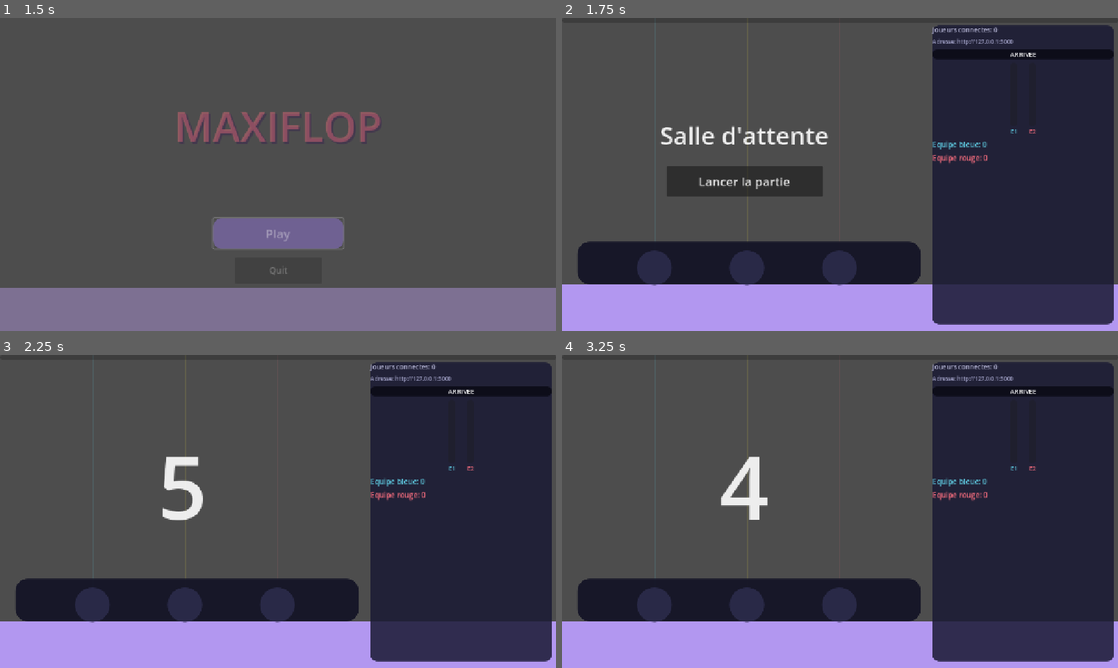
Above: before the commit, frames 1-4 (two rows, left to right).
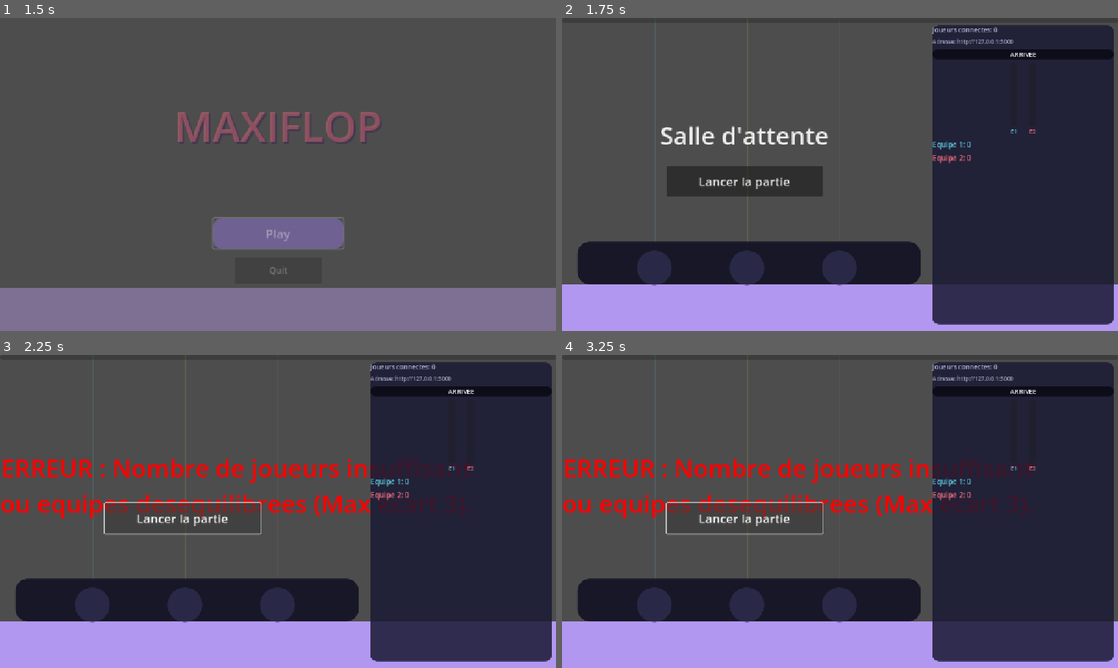
Above: after the commit, the same moments.

Repository: Maxx-bl/maxiflop
Game: Godot game, scene res://scenes/MainMenu.tscn
Same seed, same stepped clock (60 frames per second), same inputs: the game is played once before the commit and once after it.
Inputs:
- Up to frame 1 (1.5 s): tap Enter at 0.5 s; hold D 0.53-1.25 s; click "Play" at 1.25 s
- Up to frame 2 (1.75 s): no input
- Up to frame 3 (2.25 s): click "Lancer la partie" at 2 s
- Up to frame 4 (3.25 s): tap Space at 2.75 s; hold S from 2.78 s (still down)

Frame 1 is identical in both runs. In frame 2, 0.1% of the frame differs, in the area x 71-77%, y 39-47%; in frame 3, 4.7%, in the area x 0-85%, y 32-58%; in frame 4, 4.7%.

Commit message:
fix(game): fix team keys A/B→Equipe1/2/3, player pseudo field, replay without reload, team balance check

Diff:
--- a/maxiflop-src/scripts/GameScreen.gd
+++ b/maxiflop-src/scripts/GameScreen.gd
@@ -32,7 +32,7 @@
 var is_counting_down: bool = false
 var is_waiting_start: bool = true
 var elapsed: float = 0.0
-var team_scores := {"A": 0, "B": 0}
+var team_scores := {"Equipe1": 0, "Equipe2": 0, "Equipe3": 0}
 var players: Dictionary = {}
 var player_judged_notes: Dictionary = {}
 
@@ -44,6 +44,7 @@
 	MultiplayerBridge.lobby_updated.connect(_on_lobby_updated)
 	MultiplayerBridge.player_input_received.connect(_on_player_input_received)
 	MultiplayerBridge.player_left.connect(_on_player_left)
+	MultiplayerBridge.public_url_received.connect(_on_public_url_received)
 
 	result_panel.visible = false
 	combo_label.visible = false
@@ -53,6 +54,7 @@
 	_load_qr_code()
 	_refresh_right_panel()
 	MultiplayerBridge.connect_as_host()
+	MultiplayerBridge.request_lobby()
 	_enter_waiting_state()
 
 func _enter_waiting_state() -> void:
@@ -157,18 +159,18 @@
 func _on_btn_yellow_pressed() -> void: hit_zone.press_button(1)
 func _on_btn_red_pressed() -> void: hit_zone.press_button(2)
 func _refresh_result_panel() -> void:
-	var score_a := int(team_scores.get("A", 0))
-	var score_b := int(team_scores.get("B", 0))
-	result_team_scores_label.text = "Equipe bleue: %d  |  Equipe rouge: %d" % [score_a, score_b]
+	var score_a := int(team_scores.get("Equipe1", 0))
+	var score_b := int(team_scores.get("Equipe2", 0))
+	result_team_scores_label.text = "Equipe 1: %d  |  Equipe 2: %d" % [score_a, score_b]
 
 	# Couleur équipe bleue = cyan, rouge = rose
 	var color_a := Color("#5fcde4")
 	var color_b := Color("#ff7081")
 	if score_a > score_b:
-		result_winner_label.text = "Equipe bleue remporte la partie !"
+		result_winner_label.text = "Equipe 1 remporte la partie !"
 		result_winner_label.add_theme_color_override("font_color", color_a)
 	elif score_b > score_a:
-		result_winner_label.text = "Equipe rouge remporte la partie !"
+		result_winner_label.text = "Equipe 2 remporte la partie !"
 		result_winner_label.add_theme_color_override("font_color", color_b)
 	else:
 		result_winner_label.text = "Egalite !"
@@ -179,14 +181,16 @@
 	var max_lines := mini(5, ranked.size())
 	for i in max_lines:
 		var p: Dictionary = ranked[i]
-		var team := str(p.get("team", "A"))
-		var name_str := str(p.get("name", "Player"))
+		var team := str(p.get("team", "Equipe1"))
+		var name_str := str(p.get("pseudo", p.get("name", "Player")))
 		var score_str := str(int(p.get("score", 0)))
-		var color := "#5fcde4" if team == "A" else "#ff7081"
+		var color := "#5fcde4" if team == "Equipe1" else "#ff7081"
 		lines.append("%d. [color=%s]%s[/color] — %s pts" % [i + 1, color, name_str, score_str])
 	result_top5_label.text = "\n".join(lines)
 
-func _on_restart_pressed() -> void: get_tree().reload_current_scene()
+func _on_restart_pressed() -> void:
+	_on_start_match_pressed()
+
 func _on_menu_pressed() -> void: get_tree().change_scene_to_file("res://scenes/MainMenu.tscn")
 
 func _on_host_connected() -> void:
@@ -202,13 +206,13 @@
 			continue
 		players[player_id] = {
 			"id": player_id,
-			"name": str(p.get("name", "Player")),
-			"team": str(p.get("team", "A")),
+			"name": str(p.get("pseudo", p.get("name", "Player"))),
+			"team": str(p.get("team", "Equipe1")),
 			"score": int(p.get("score", 0)),
 			"combo": int(p.get("combo", 0))
 		}
-	team_scores["A"] = int(remote_team_scores.get("A", 0))
-	team_scores["B"] = int(remote_team_scores.get("B", 0))
+	for team_key in remote_team_scores.keys():
+		team_scores[team_key] = int(remote_team_scores.get(team_key, 0))
 	_refresh_right_panel()
 
 func _on_player_left(player_id: String) -> void:
@@ -302,7 +306,7 @@
 	player_data["score"] = score
 	players[player_id] = player_data
 
-	var team := str(player_data.get("team", "A"))
+	var team := str(player_data.get("team", "Equipe1"))
 	if points > 0:
 		team_scores[team] = int(team_scores.get(team, 0)) + points
 
@@ -330,16 +334,16 @@
 	return arr
 
 func _refresh_right_panel() -> void:
-	team_a_score_label.text = "Equipe bleue: %d" % int(team_scores.get("A", 0))
-	team_b_score_label.text = "Equipe rouge: %d" % int(team_scores.get("B", 0))
+	team_a_score_label.text = "Equipe 1: %d" % int(team_scores.get("Equipe1", 0))
+	team_b_score_label.text = "Equipe 2: %d" % int(team_scores.get("Equipe2", 0))
 	lobby_count_label.text = "Joueurs connectes: %d" % players.size()
-	var total := float(int(team_scores.get("A", 0)) + int(team_scores.get("B", 0)))
+	var total := float(int(team_scores.get("Equipe1", 0)) + int(team_scores.get("Equipe2", 0)))
 	if total <= 0.0:
 		team_a_progress.value = 0.0
 		team_b_progress.value = 0.0
 	else:
-		team_a_progress.value = (float(int(team_scores.get("A", 0))) / total) * 100.0
-		team_b_progress.value = (float(int(team_scores.get("B", 0))) / total) * 100.0
+		team_a_progress.value = (float(int(team_scores.get("Equipe1", 0))) / total) * 100.0
+		team_b_progress.value = (float(int(team_scores.get("Equipe2", 0))) / total) * 100.0
 
 	# En lobby : afficher QR code + lien, masquer classement
 	# En jeu : afficher classement, masquer QR code + lien
@@ -353,8 +357,8 @@
 	var max_lines := mini(5, ranked.size())
 	for i in max_lines:
 		var p: Dictionary = ranked[i]
-		var team := str(p.get("team", "A"))
-		var color := "#5fcde4" if team == "A" else "#ff7081"
+		var team := str(p.get("team", "Equipe1"))
+		var color := "#5fcde4" if team == "Equipe1" else "#ff7081"
 		lines.append("%d. [color=%s]%s[/color] - %d" % [i + 1, color, str(p.get("name", "Player")), int(p.get("score", 0))])
 	top5_label.text = "\n".join(lines)
 
@@ -362,6 +366,14 @@
 	var url := join_url_override.strip_edges()
 	if url.is_empty():
 		url = "http://%s:3000" % _get_preferred_lan_ip()
+	var encoded := url.uri_encode()
+	qr_http.request("https://api.qrserver.com/v1/create-qr-code/?size=180x180&data=" + encoded)
+
+func _on_public_url_received(url: String) -> void:
+	print("Tunnel public recu depuis Node.js : ", url)
+	join_url_override = url
+	join_link_label.text = "Adresse: %s" % url
+	qr_http.cancel_request()
 	var encoded := url.uri_encode()
 	qr_http.request("https://api.qrserver.com/v1/create-qr-code/?size=180x180&data=" + encoded)
 
@@ -411,10 +423,20 @@
 func _on_start_match_pressed() -> void:
 	if GameManager.is_playing:
 		return
+
+	if not _verifier_equilibrage():
+		warmup_label.text = "ERREUR : Nombre de joueurs insuffisant\nou equipes desequilibrees (Max ecart 3)."
+		warmup_label.add_theme_color_override("font_color", Color.RED)
+		warmup_label.visible = true
+		return
+
+	warmup_label.remove_theme_color_override("font_color")
+
 	result_panel.visible = false
 	# Réinitialiser les scores
-	team_scores["A"] = 0
-	team_scores["B"] = 0
+	team_scores["Equipe1"] = 0
+	team_scores["Equipe2"] = 0
+	team_scores["Equipe3"] = 0
 	player_judged_notes.clear()
 	for player_id in players.keys():
 		var player_data: Dictionary = players[player_id]
@@ -424,3 +446,25 @@
 	MultiplayerBridge.send_scoreboard(_build_player_array(), team_scores)
 	_refresh_right_panel()
 	_start_countdown()
+
+func _verifier_equilibrage() -> bool:
+	var team_counts := {}
+	for p_id in players:
+		var p: Dictionary = players[p_id]
+		var team: String = str(p.get("team", ""))
+		if not team.is_empty():
+			team_counts[team] = team_counts.get(team, 0) + 1
+
+	if team_counts.size() < 2:
+		return false
+
+	var max_s = -1
+	var min_s = 9999
+	for count in team_counts.values():
+		if count > max_s: max_s = count
+		if count < min_s: min_s = count
+
+	if max_s - min_s > 3:
+		return false
+
+	return true
Not shown: 1 places in maxiflop-src/scenes/GameScreen.tscn that only renumber resources
